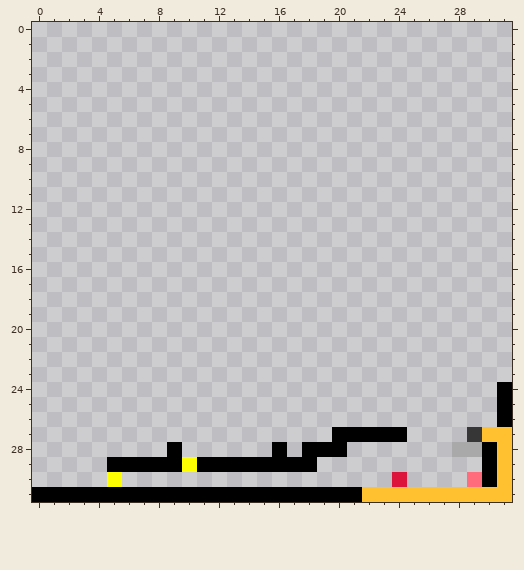
Pixel-art sprite: AridArnold/Content/Levels/level4-2.png. That is the earlier state.
The file is 32x32 pixels. Colours within 5 levels of each other are drawn and written as one.
The result:
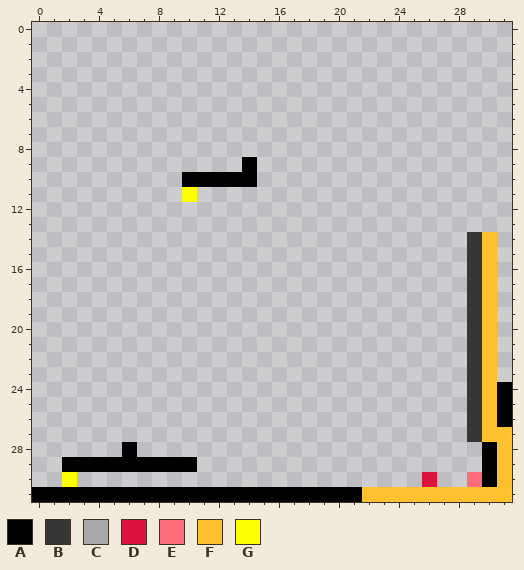
Palette (. is transparent): A #000000  B #363636  C #a9a9a9  D #dc143c  E #ff6c7c  F #ffc130  G #ffff00fc
The edit:
@@ x 0..31 @@
  8 ................................
- 9 ................................
-10 ................................
-11 ................................
+ 9 ..............A.................
+10 ..........AAAAA.................
+11 ..........G.....................
 12 ................................
 13 ................................
-14 ................................
-15 ................................
-16 ................................
-17 ................................
-18 ................................
-19 ................................
-20 ................................
-21 ................................
-22 ................................
-23 ................................
-24 ...............................A
-25 ...............................A
-26 ...............................A
-27 ....................AAAAA....BFF
-28 .........A......A.AAA.......CCAF
-29 .....AAAAAGAAAAAAAA...........AF
-30 .....G..................D....EAF
+14 .............................BF.
+15 .............................BF.
+16 .............................BF.
+17 .............................BF.
+18 .............................BF.
+19 .............................BF.
+20 .............................BF.
+21 .............................BF.
+22 .............................BF.
+23 .............................BF.
+24 .............................BFA
+25 .............................BFA
+26 .............................BFA
+27 .............................BFF
+28 ......A.......................AF
+29 ..AAAAAAAAA...................AF
+30 ..G.......................D..EAF
 31 AAAAAAAAAAAAAAAAAAAAAAFFFFFFFFFF
Boxes around the changes in both pictures, in picture pixels (x1, y1, x2, y2):
added: (182, 157, 257, 202)
changed: (62, 232, 497, 487)
